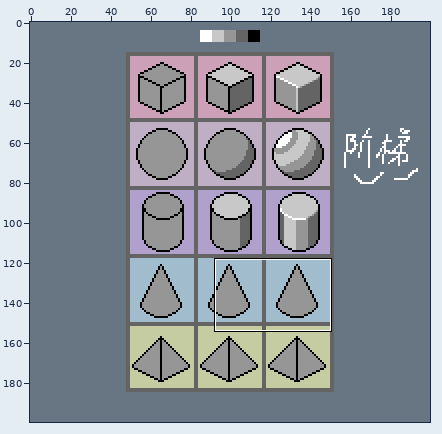
A pixel-art file gets an edit: Pixel/3d-objects.aseprite. The picture above shows the old version from afar; the outline marks the close-up.
Close-up. Before the commit:
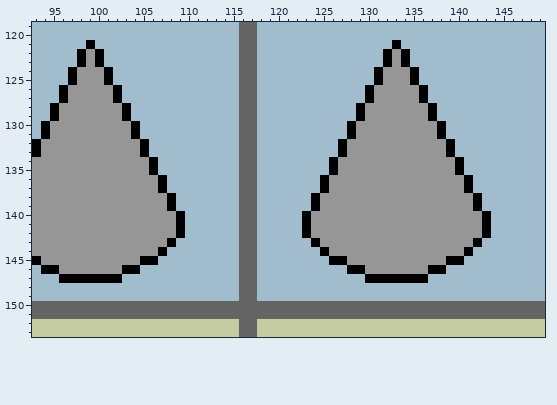
200x200 pixels, 1 frame. Shown: x 93..149, y 119..153.
Now the later version:
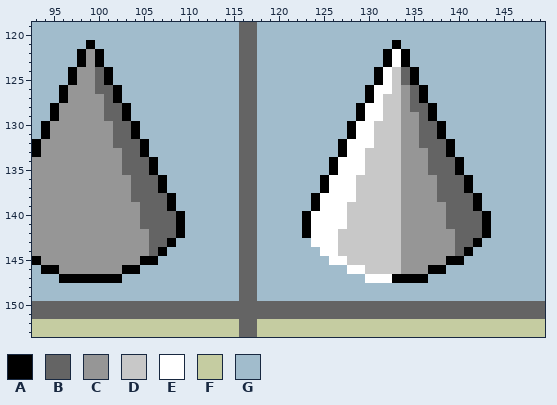
Palette (. is transparent): A #000000  B #646464  C #969696  D #c8c8c8  E #ffffff  F #c5cca1  G #a1bccc
Changes in this commit:
@@ x 93..149 @@
 121 GGGGGGAGGGGGGGGGGGGGGGGBBGGGGGGGGGGGGGGGAGGGGGGGGGGGGGGGG
-122 GGGGGACAGGGGGGGGGGGGGGGBBGGGGGGGGGGGGGGACAGGGGGGGGGGGGGGG
-123 GGGGGACAGGGGGGGGGGGGGGGBBGGGGGGGGGGGGGGACAGGGGGGGGGGGGGGG
-124 GGGGACCCAGGGGGGGGGGGGGGBBGGGGGGGGGGGGGACCCAGGGGGGGGGGGGGG
-125 GGGGACCCAGGGGGGGGGGGGGGBBGGGGGGGGGGGGGACCCAGGGGGGGGGGGGGG
-126 GGGACCCCCAGGGGGGGGGGGGGBBGGGGGGGGGGGGACCCCCAGGGGGGGGGGGGG
-127 GGGACCCCCAGGGGGGGGGGGGGBBGGGGGGGGGGGGACCCCCAGGGGGGGGGGGGG
-128 GGACCCCCCCAGGGGGGGGGGGGBBGGGGGGGGGGGACCCCCCCAGGGGGGGGGGGG
-129 GGACCCCCCCAGGGGGGGGGGGGBBGGGGGGGGGGGACCCCCCCAGGGGGGGGGGGG
-130 GACCCCCCCCCAGGGGGGGGGGGBBGGGGGGGGGGACCCCCCCCCAGGGGGGGGGGG
-131 GACCCCCCCCCAGGGGGGGGGGGBBGGGGGGGGGGACCCCCCCCCAGGGGGGGGGGG
-132 ACCCCCCCCCCCAGGGGGGGGGGBBGGGGGGGGGACCCCCCCCCCCAGGGGGGGGGG
-133 ACCCCCCCCCCCAGGGGGGGGGGBBGGGGGGGGGACCCCCCCCCCCAGGGGGGGGGG
-134 CCCCCCCCCCCCCAGGGGGGGGGBBGGGGGGGGACCCCCCCCCCCCCAGGGGGGGGG
-135 CCCCCCCCCCCCCAGGGGGGGGGBBGGGGGGGGACCCCCCCCCCCCCAGGGGGGGGG
-136 CCCCCCCCCCCCCCAGGGGGGGGBBGGGGGGGACCCCCCCCCCCCCCCAGGGGGGGG
-137 CCCCCCCCCCCCCCAGGGGGGGGBBGGGGGGGACCCCCCCCCCCCCCCAGGGGGGGG
-138 CCCCCCCCCCCCCCCAGGGGGGGBBGGGGGGACCCCCCCCCCCCCCCCCAGGGGGGG
-139 CCCCCCCCCCCCCCCAGGGGGGGBBGGGGGGACCCCCCCCCCCCCCCCCAGGGGGGG
-140 CCCCCCCCCCCCCCCCAGGGGGGBBGGGGGACCCCCCCCCCCCCCCCCCCAGGGGGG
-141 CCCCCCCCCCCCCCCCAGGGGGGBBGGGGGACCCCCCCCCCCCCCCCCCCAGGGGGG
-142 CCCCCCCCCCCCCCCCAGGGGGGBBGGGGGACCCCCCCCCCCCCCCCCCCAGGGGGG
-143 CCCCCCCCCCCCCCCAGGGGGGGBBGGGGGGACCCCCCCCCCCCCCCCCAGGGGGGG
-144 CCCCCCCCCCCCCCAGGGGGGGGBBGGGGGGGACCCCCCCCCCCCCCCAGGGGGGGG
-145 ACCCCCCCCCCCAAGGGGGGGGGBBGGGGGGGGAACCCCCCCCCCCAAGGGGGGGGG
-146 GAACCCCCCCAAGGGGGGGGGGGBBGGGGGGGGGGAACCCCCCCAAGGGGGGGGGGG
-147 GGGAAAAAAAGGGGGGGGGGGGGBBGGGGGGGGGGGGAAAAAAAGGGGGGGGGGGGG
+122 GGGGGACAGGGGGGGGGGGGGGGBBGGGGGGGGGGGGGGAEAGGGGGGGGGGGGGGG
+123 GGGGGACAGGGGGGGGGGGGGGGBBGGGGGGGGGGGGGGAEAGGGGGGGGGGGGGGG
+124 GGGGACCBAGGGGGGGGGGGGGGBBGGGGGGGGGGGGGAEDBAGGGGGGGGGGGGGG
+125 GGGGACCBAGGGGGGGGGGGGGGBBGGGGGGGGGGGGGAEDBAGGGGGGGGGGGGGG
+126 GGGACCCBBAGGGGGGGGGGGGGBBGGGGGGGGGGGGAEEDCBAGGGGGGGGGGGGG
+127 GGGACCCCBAGGGGGGGGGGGGGBBGGGGGGGGGGGGAEDDCBAGGGGGGGGGGGGG
+128 GGACCCCCBBAGGGGGGGGGGGGBBGGGGGGGGGGGAEEDDCBBAGGGGGGGGGGGG
+129 GGACCCCCBBAGGGGGGGGGGGGBBGGGGGGGGGGGAEEDDCCBAGGGGGGGGGGGG
+130 GACCCCCCCBBAGGGGGGGGGGGBBGGGGGGGGGGAEEDDDCCBBAGGGGGGGGGGG
+131 GACCCCCCCBBAGGGGGGGGGGGBBGGGGGGGGGGAEEDDDCCBBAGGGGGGGGGGG
+132 ACCCCCCCCBBBAGGGGGGGGGGBBGGGGGGGGGAEEEDDDCCBBBAGGGGGGGGGG
+133 ACCCCCCCCCBBAGGGGGGGGGGBBGGGGGGGGGAEEDDDDCCCBBAGGGGGGGGGG
+134 CCCCCCCCCCBBBAGGGGGGGGGBBGGGGGGGGAEEEDDDDCCCBBBAGGGGGGGGG
+135 CCCCCCCCCCBBBAGGGGGGGGGBBGGGGGGGGAEEEDDDDCCCBBBAGGGGGGGGG
+136 CCCCCCCCCCCBBBAGGGGGGGGBBGGGGGGGAEEEDDDDDCCCCBBBAGGGGGGGG
+137 CCCCCCCCCCCBBBAGGGGGGGGBBGGGGGGGAEEEDDDDDCCCCBBBAGGGGGGGG
+138 CCCCCCCCCCCBBBBAGGGGGGGBBGGGGGGAEEEEDDDDDCCCCBBBBAGGGGGGG
+139 CCCCCCCCCCCCBBBAGGGGGGGBBGGGGGGAEEEDDDDDDCCCCCBBBAGGGGGGG
+140 CCCCCCCCCCCCBBBBAGGGGGGBBGGGGGAEEEEDDDDDDCCCCCBBBBAGGGGGG
+141 CCCCCCCCCCCCBBBBAGGGGGGBBGGGGGAEEEEDDDDDDCCCCCBBBBAGGGGGG
+142 CCCCCCCCCCCCCBBBAGGGGGGBBGGGGGAEEEDDDDDDDCCCCCCBBBAGGGGGG
+143 CCCCCCCCCCCCCBBAGGGGGGGBBGGGGGGEEEDDDDDDDCCCCCCBBAGGGGGGG
+144 CCCCCCCCCCCCCBAGGGGGGGGBBGGGGGGGEEDDDDDDDCCCCCCBAGGGGGGGG
+145 ACCCCCCCCCCCAAGGGGGGGGGBBGGGGGGGGEEDDDDDDCCCCCAAGGGGGGGGG
+146 GAACCCCCCCAAGGGGGGGGGGGBBGGGGGGGGGGEEDDDDCCCAAGGGGGGGGGGG
+147 GGGAAAAAAAGGGGGGGGGGGGGBBGGGGGGGGGGGGEEEAAAAGGGGGGGGGGGGG
 148 GGGGGGGGGGGGGGGGGGGGGGGBBGGGGGGGGGGGGGGGGGGGGGGGGGGGGGGGG
Pixel boxes of the changes (left, top, right, bottom) in both close-ups:
changed: (311, 49, 482, 283)
changed: (95, 67, 176, 256)
